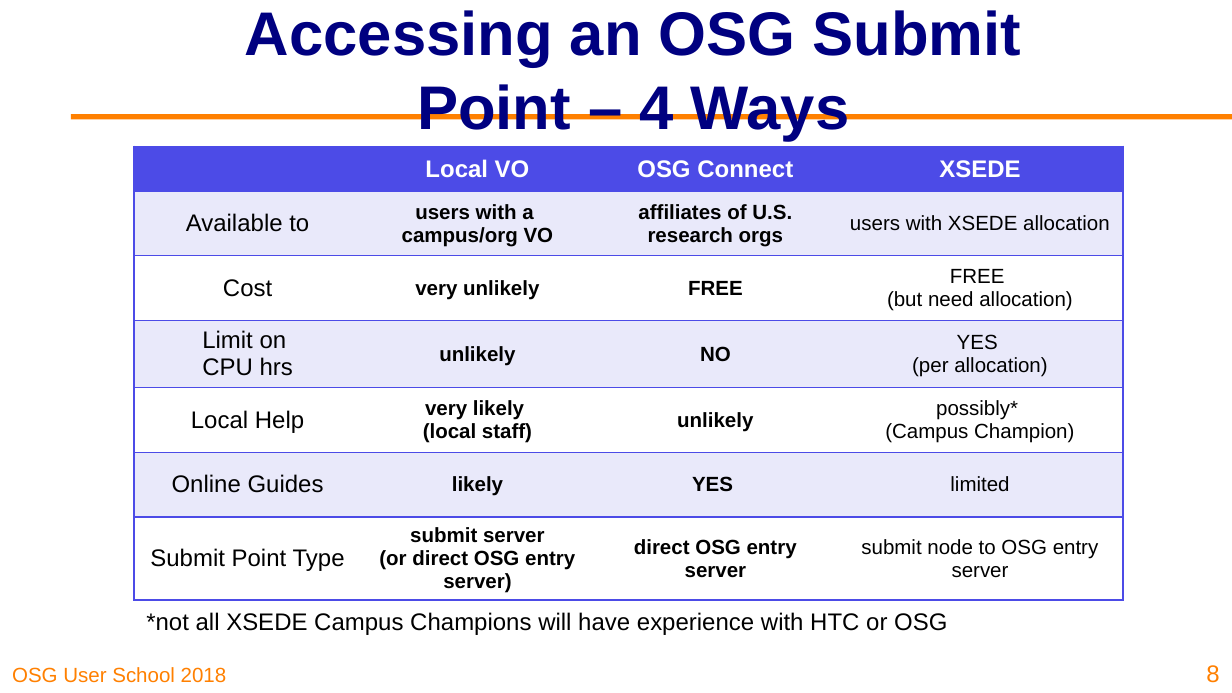
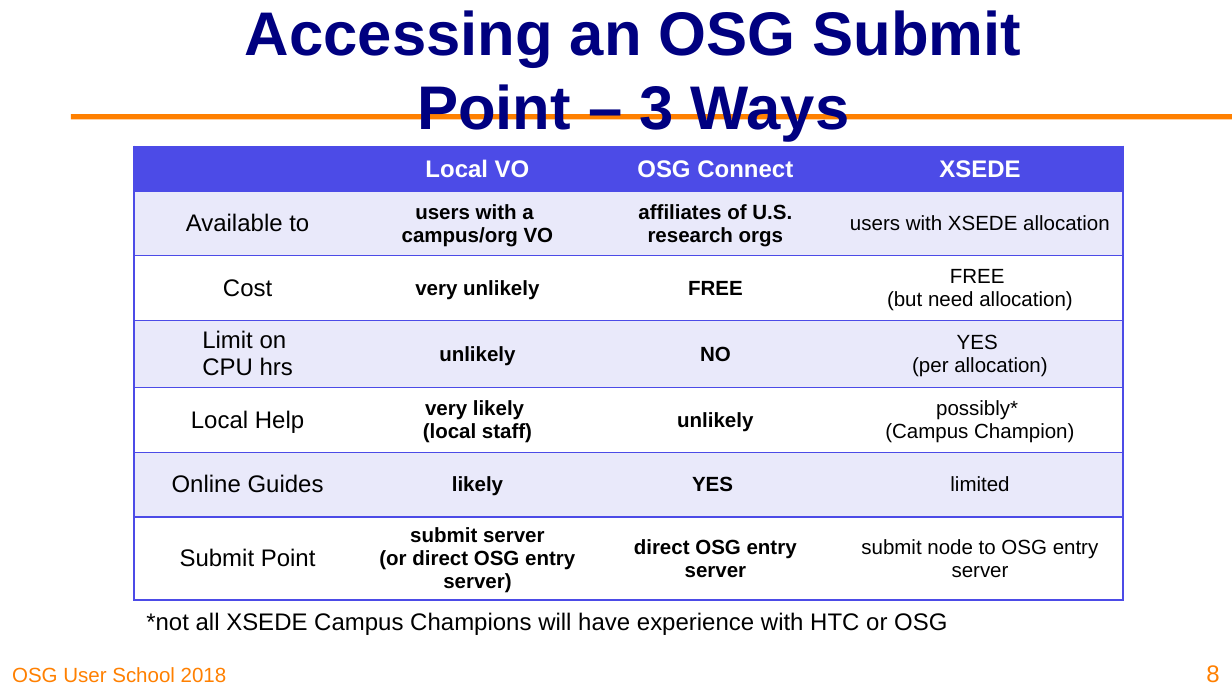
Before and after one commit to osg-htc/user-school-2018, a slide deck: slide 8 of docs/materials/day2/files/osgus18-day2-part5-ways-to-connect.pptx. Drawn at 1232x693 pixels with LibreOffice and Linux fonts; fonts in the diff are those of the drawing; background and template pictures are left out. Boxes give left, top, right and bottom in pixels: in the first picture for what was removed or moved away, otherwise in the second. Text is boxed around its words. In the diff, an @@ line names an element or a change of style, - is before the commit and + after.

```diff
--- a/docs/materials/day2/files/osgus18-day2-part5-ways-to-connect.pptx
+++ b/docs/materials/day2/files/osgus18-day2-part5-ways-to-connect.pptx
@@ title at [245, 10, 1022, 141]: text changed @@
-Accessing an OSG Submit Point – 4 Ways
+Accessing an OSG Submit Point – 3 Ways
@@ table at [134, 147, 1122, 600] @@
-row 7, column 1: Submit Point Type
+row 7, column 1: Submit Point
```
Also in this commit, not shown: 4 other slides changed, 1 other file.
